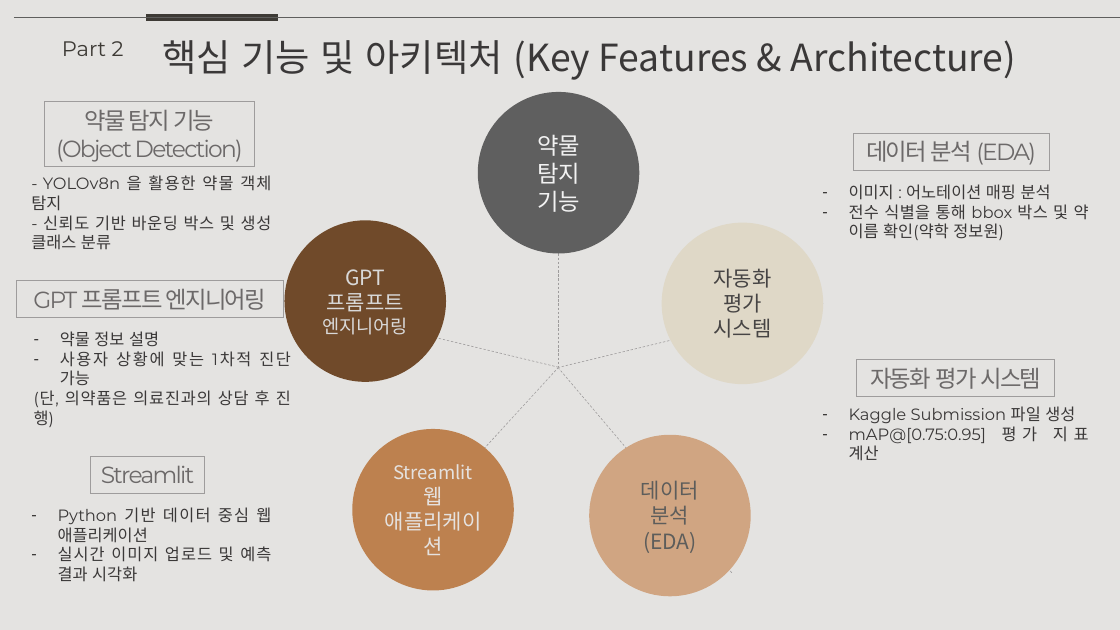
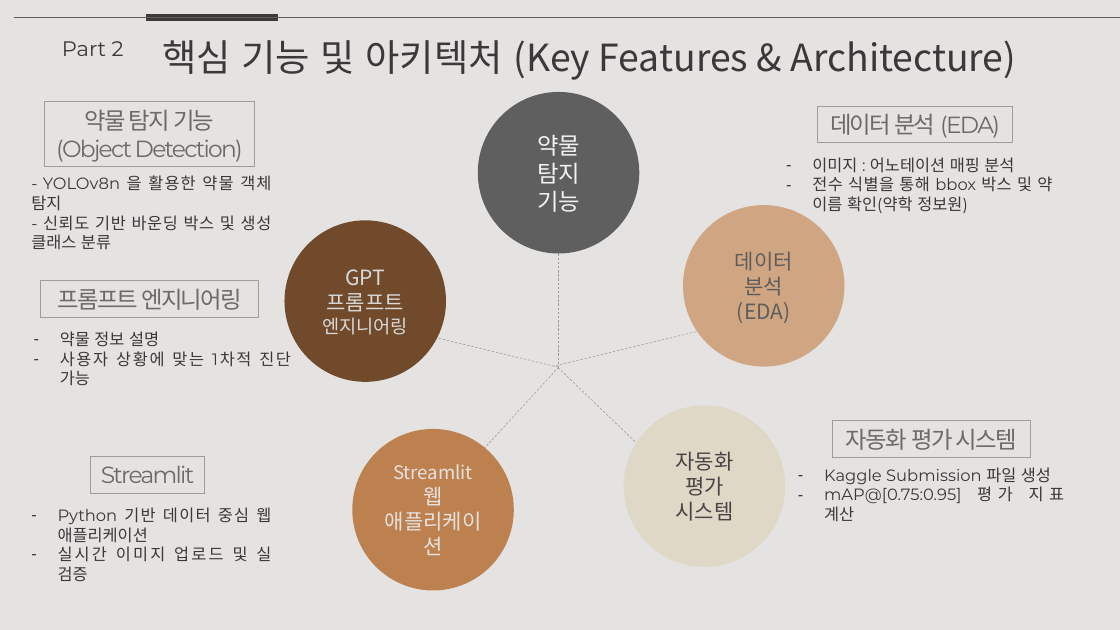
Before and after one commit to NararaDak/EntryPrj, a slide deck: slide 5 of files/Best_One_Team_project.pptx (slide 4 before the commit). Drawn at 1120x630 pixels with LibreOffice and Linux fonts; fonts in the diff are those of the drawing. Boxes give left, top, right and bottom in pixels: in the first picture for what was removed or moved away, otherwise in the second. Text is boxed around its words. In the diff, an @@ line names an element or a change of style, - is before the commit and + after.

```diff
--- a/files/Best_One_Team_project.pptx
+++ b/files/Best_One_Team_project.pptx
@@ rectangle "데이터 분석 (EDA)": place and size @@
-rectangle "데이터 분석 (EDA)" at (854,134,1049,171)
+rectangle "데이터 분석 (EDA)" at (818,106,1013,143)
@@ text "이미지 : 어노테이션 매핑 분석": place and size @@
-text "이미지 : 어노테이션 매핑 분석" at (849,184,1089,240)
+text "이미지 : 어노테이션 매핑 분석" at (812,157,1052,213)
@@ ellipse "데이터": place and size @@
-ellipse "데이터" at (589,435,750,597)
+ellipse "데이터" at (683,205,844,366)
@@ rectangle "프롬프트 엔지니어링": place and size @@
-rectangle "프롬프트 엔지니어링" at (17,281,284,318)
+rectangle "프롬프트 엔지니어링" at (41,281,259,318)
@@ text in rectangle at (58,289,242,310): text changed @@
-GPT 프롬프트 엔지니어링
+프롬프트 엔지니어링
@@ line moved from (823, 303) - (560, 367) to (818, 302) - (554, 366) @@
@@ line moved from (732, 573) - (559, 368) to (683, 488) - (559, 368) @@
@@ text at (34,390,291,427): paragraph removed @@
-(단, 의약품은 의료진과의 상담 후 진행)
@@ ellipse "자동화": place and size @@
-ellipse "자동화" at (662,223,823,384)
+ellipse "자동화" at (623,406,785,567)
@@ rectangle "자동화 평가 시스템": place and size @@
-rectangle "자동화 평가 시스템" at (857,360,1055,397)
+rectangle "자동화 평가 시스템" at (833,421,1031,458)
@@ text "Kaggle Submission 파일 생성": place and size @@
-text "Kaggle Submission 파일 생성" at (849,406,1089,461)
+text "Kaggle Submission 파일 생성" at (824,467,1064,522)
@@ text at (58,546,271,581): text changed @@
-– 실시간 이미지 업로드 및 예측 결과 시각화
+– 실시간 이미지 업로드 및 실 검증
```
Also in this commit, not shown: 2 other slides changed, 1 slide removed.
